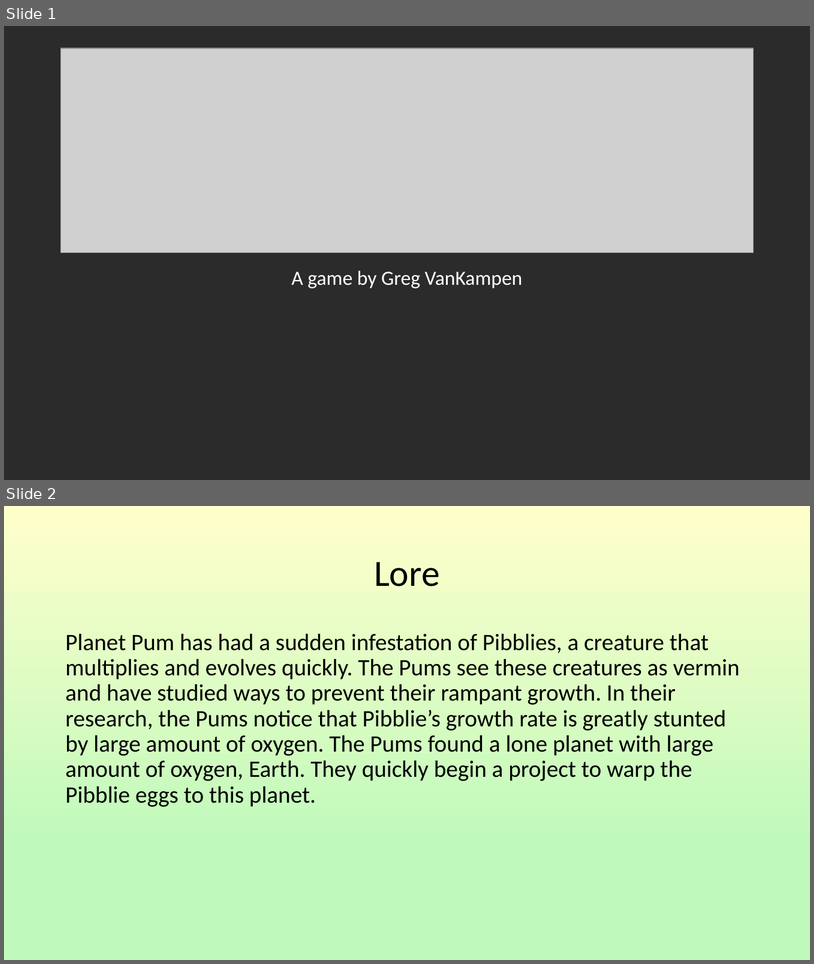
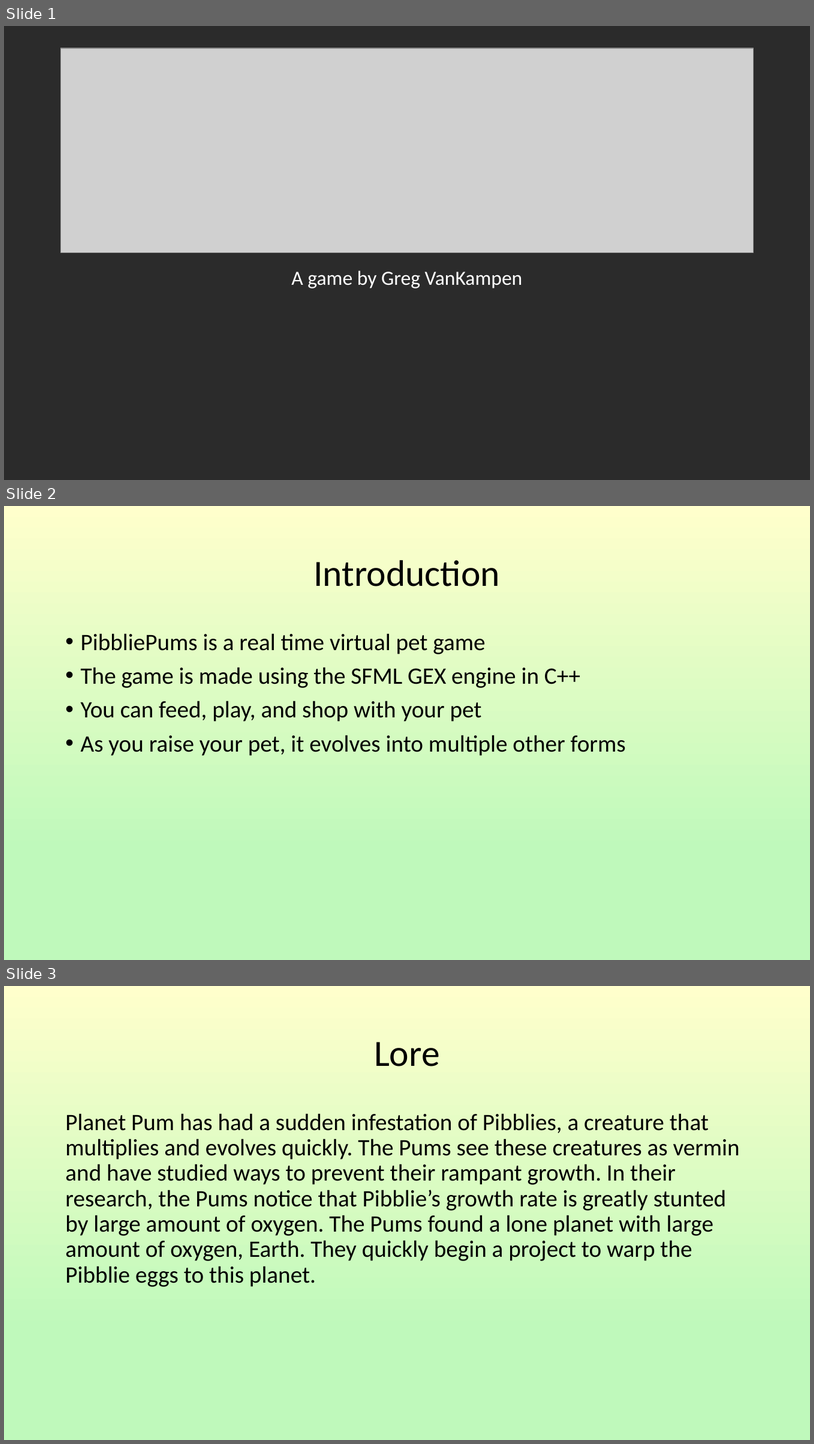
Before and after one commit to GregVanK/PibbliePums, a slide deck: Documents/Presentation2.pptx. Shown one above the other, each under a label of ours: slides 1 and 2 before the commit, slides 1, 2 and 3 after it. The pictures are 814x964 and 814x1444 pixels, drawn with LibreOffice and Linux fonts; fonts in the diff are those of the drawing; grey boxes stand for pictures; background and template pictures are left out; a plain dark background stands for a picture behind light text. Boxes give left, top, right and bottom in pixels: in the first picture for what was removed or moved away, otherwise in the second. Text is boxed around its words. In the diff, an @@ line names an element or a change of style, - is before the commit and + after.

```diff
--- a/Documents/Presentation2.pptx
+++ b/Documents/Presentation2.pptx
@@ slide 2 added at (x1=4, y1=506, x2=810, y2=960), background gradient #FFFFCC to #BFF9BB @@
@@ title added at (x1=314, y1=560, x2=500, y2=586), 44 pt, text #000000 @@
+Introduction
@@ text added at (x1=81, y1=633, x2=626, y2=756), 28 pt, text #000000 @@
+• PibbliePums is a real time virtual pet game
+• The game is made using the SFML GEX engine in C++
+• You can feed, play, and shop with your pet
+• As you raise your pet, it evolves into multiple other forms
@@ what was slide 2 is now slide 3 @@
```
Also in this commit, not shown: 1 slide changed, 1 other slide added, 1 other file.
